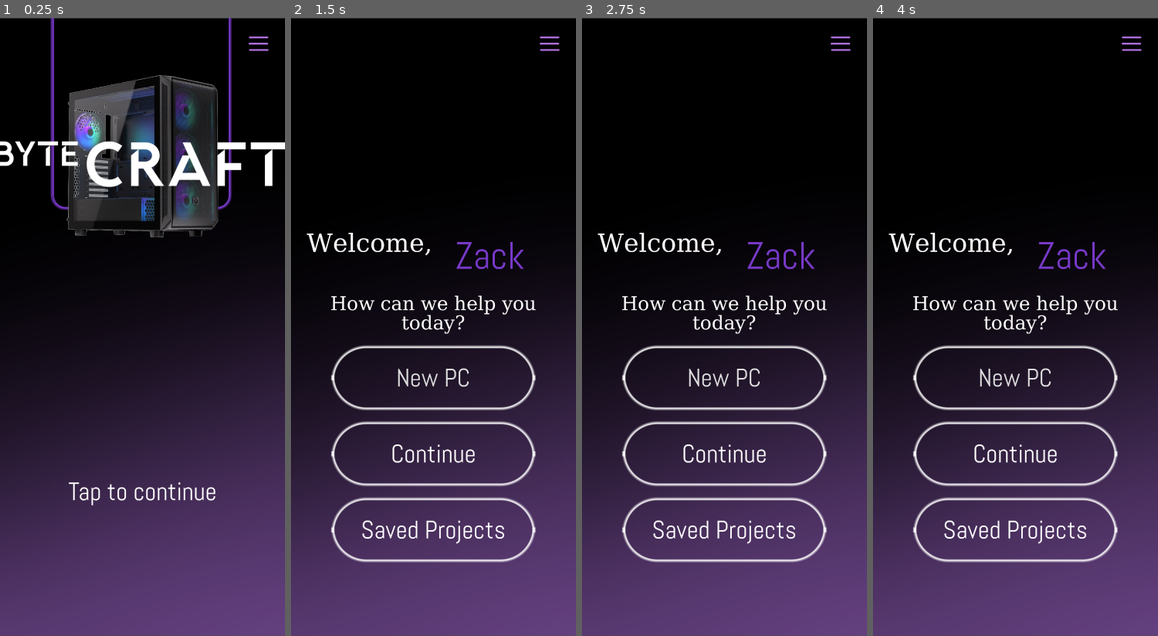
Above: before the commit, frames 1-4 (left to right).
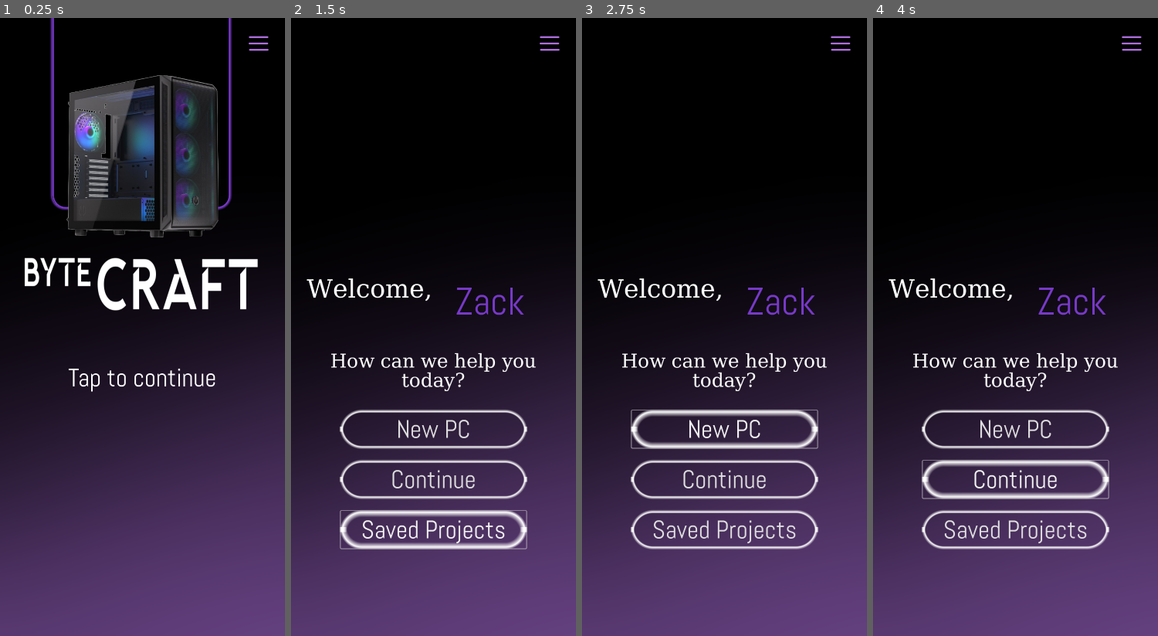
Above: after the commit, the same moments.

Repository: Bibs628/UX-DesignMIB2_SoSe2024-25
Game: Godot game, scene res://Scenes/Menu.tscn
The game is run twice, just before and just after one commit, with the same random seed, the same clock (stepped at 60 frames per second) and the same inputs.
Inputs (mouse positions are in pixels of both pictures, inside the frame that each line leads up to):
- Up to frame 1 (0.25 s): no input
- Up to frame 2 (1.5 s): tap Enter at 0.5 s; move the mouse to (496, 296) at 0.52 s; click (496, 296) at 0.6 s; click (433, 530) at 1.25 s, where only the run after the commit has a clickable "Saved Projects"
- Up to frame 3 (2.75 s): click (724, 432) at 2 s, where only the run after the commit has a clickable "New PC"
- Up to frame 4 (4 s): click (1015, 432) at 2.75 s, where only the run after the commit has a clickable "New PC"; click (1015, 481) at 3.5 s, where only the run after the commit has a clickable "Continue"

The runs differ from the first frame. In frame 1, 6.0% of the frame differs, in the area x 0-100%, y 0-100%; in frame 2, 9.7%; in frame 3, 9.8%; in frame 4, 9.9%.

Commit message:
feat: fixed welcome screen

Diff:
--- a/godotproject/ByteCraft.tres
+++ b/godotproject/ByteCraft.tres
@@ -1,6 +1,8 @@
-[gd_resource type="Theme" load_steps=15 format=3 uid="uid://hr4juv1yygjn"]
+[gd_resource type="Theme" load_steps=17 format=3 uid="uid://hr4juv1yygjn"]
 
 [ext_resource type="Texture2D" uid="uid://cme62u7ya3jeq" path="res://Assets/circle.png" id="1_e6pyg"]
+[ext_resource type="FontFile" uid="uid://dy3or7vdan16i" path="res://Fonts/Abel-Regular.ttf" id="1_k47kb"]
+[ext_resource type="StyleBox" uid="uid://bw4prfqkw3dma" path="res://CircleButton.tres" id="1_p7whq"]
 [ext_resource type="Texture2D" uid="uid://b117ftlqhvnka" path="res://Assets/Background.png" id="2_2eu6o"]
 [ext_resource type="StyleBox" uid="uid://cgew0lgd8wqkm" path="res://AlphaButton.tres" id="2_ej1wx"]
 [ext_resource type="StyleBox" uid="uid://hcy7api4bxam" path="res://CircleButtonHover.tres" id="3_2chdo"]
@@ -76,11 +78,20 @@
 cache/0/75/0/underline_position = 0.0
 cache/0/75/0/underline_thickness = 0.0
 cache/0/75/0/scale = 1.0
+cache/0/125/0/ascent = 0.0
+cache/0/125/0/descent = 0.0
+cache/0/125/0/underline_position = 0.0
+cache/0/125/0/underline_thickness = 0.0
+cache/0/125/0/scale = 1.0
 
 [resource]
 default_font = SubResource("FontFile_i8tcq")
 BoxContainer/constants/separation = 50
+Button/font_sizes/font_size = 100
+Button/fonts/font = ExtResource("1_k47kb")
 Button/styles/disabled = SubResource("StyleBoxFlat_e0tm7")
+Button/styles/hover = ExtResource("3_2chdo")
+Button/styles/normal = ExtResource("1_p7whq")
 HScrollBar/styles/scroll = SubResource("StyleBoxFlat_ejes7")
 HSlider/icons/grabber = ExtResource("1_e6pyg")
 HSlider/icons/grabber_disabled = null
--- a/godotproject/CircleButtonHover.tres
+++ b/godotproject/CircleButtonHover.tres
@@ -2,10 +2,10 @@
 
 [resource]
 bg_color = Color(1, 1, 1, 0)
-border_width_left = 10
-border_width_top = 10
-border_width_right = 10
-border_width_bottom = 10
+border_width_left = 25
+border_width_top = 25
+border_width_right = 25
+border_width_bottom = 25
 border_color = Color(1, 1, 1, 1)
 border_blend = true
 corner_radius_top_left = 125
@@ -14,5 +14,4 @@
 corner_radius_bottom_left = 125
 corner_detail = 20
 shadow_color = Color(1, 1, 1, 0.6)
-shadow_size = 10
 anti_aliasing_size = 10.0
--- a/godotproject/Scenes/Menu.tscn
+++ b/godotproject/Scenes/Menu.tscn
@@ -55,12 +55,11 @@
 script = ExtResource("2_3j52p")
 
 [node name="Logo" type="TextureRect" parent="Main"]
-custom_minimum_size = Vector2(0, 1250)
-layout_direction = 1
+custom_minimum_size = Vector2(1000, 350)
 layout_mode = 2
+size_flags_horizontal = 4
 texture = ExtResource("4_rygkk")
-expand_mode = 2
-stretch_mode = 4
+expand_mode = 5
 
 [node name="Start" type="MenuButton" parent="Main"]
 custom_minimum_size = Vector2(0, 300)
--- a/godotproject/Scenes/Welcome.tscn
+++ b/godotproject/Scenes/Welcome.tscn
@@ -1,53 +1,54 @@
-[gd_scene load_steps=7 format=3 uid="uid://dcb26pexngndg"]
+[gd_scene load_steps=4 format=3 uid="uid://dcb26pexngndg"]
 
 [ext_resource type="Theme" uid="uid://hr4juv1yygjn" path="res://ByteCraft.tres" id="1_ltcs4"]
-[ext_resource type="FontFile" uid="uid://dy3or7vdan16i" path="res://Fonts/Abel-Regular.ttf" id="2_j4yj6"]
-[ext_resource type="StyleBox" uid="uid://bw4prfqkw3dma" path="res://CircleButton.tres" id="2_pfyav"]
 [ext_resource type="Script" path="res://Script/WelcomeScreen.gd" id="2_tv53m"]
-[ext_resource type="StyleBox" uid="uid://hcy7api4bxam" path="res://CircleButtonHover.tres" id="3_p4r5b"]
 
 [sub_resource type="SystemFont" id="SystemFont_s5soj"]
 font_names = PackedStringArray("Blackpast DEMO")
 
-[node name="Menu" type="CenterContainer"]
+[node name="Menu" type="Control"]
+layout_mode = 3
 anchors_preset = 15
 anchor_right = 1.0
 anchor_bottom = 1.0
 grow_horizontal = 2
 grow_vertical = 2
-size_flags_horizontal = 3
-size_flags_vertical = 3
 theme = ExtResource("1_ltcs4")
 script = ExtResource("2_tv53m")
-metadata/_edit_use_anchors_ = true
 
 [node name="BG" type="Panel" parent="."]
+z_index = -7
 custom_minimum_size = Vector2(1125, 2436)
 layout_direction = 1
 layout_mode = 2
+offset_right = 1125.0
+offset_bottom = 2436.0
 theme = ExtResource("1_ltcs4")
 
-[node name="Main" type="VBoxContainer" parent="."]
-custom_minimum_size = Vector2(600, 0)
-layout_mode = 2
-theme = ExtResource("1_ltcs4")
-
-[node name="Logo" type="TextureRect" parent="Main"]
+[node name="Logo" type="TextureRect" parent="."]
 custom_minimum_size = Vector2(0, 500)
 layout_mode = 2
+offset_left = 62.0
+offset_top = 343.0
+offset_right = 1062.0
+offset_bottom = 843.0
 size_flags_vertical = 4
 stretch_mode = 3
 
-[node name="Welcome" type="RichTextLabel" parent="Main"]
+[node name="Welcome" type="RichTextLabel" parent="."]
 custom_minimum_size = Vector2(1000, 200)
 layout_mode = 2
+offset_left = 62.0
+offset_top = 1022.0
+offset_right = 1062.0
+offset_bottom = 1222.0
 size_flags_vertical = 8
 theme = ExtResource("1_ltcs4")
 theme_override_font_sizes/normal_font_size = 100
 text = "Welcome,"
 fit_content = true
 
-[node name="Name" type="RichTextLabel" parent="Main/Welcome"]
+[node name="Name" type="RichTextLabel" parent="Welcome"]
 clip_contents = false
 custom_minimum_size = Vector2(500, 0)
 layout_mode = 2
@@ -65,9 +66,13 @@
 text = "[center]Zack"
 fit_content = true
 
-[node name="HelpPrompt" type="RichTextLabel" parent="Main"]
-custom_minimum_size = Vector2(500, 20)
+[node name="HelpPrompt" type="RichTextLabel" parent="."]
+custom_minimum_size = Vector2(500, 200)
 layout_mode = 2
+offset_left = 62.0
+offset_top = 1318.0
+offset_right = 1062.0
+offset_bottom = 1518.0
 size_flags_vertical = 8
 theme = ExtResource("1_ltcs4")
 theme_override_font_sizes/normal_font_size = 75
@@ -75,48 +80,34 @@
 text = "[center]How can we help you today?[/center]"
 fit_content = true
 
+[node name="Main" type="VBoxContainer" parent="."]
+custom_minimum_size = Vector2(600, 0)
+layout_mode = 1
+anchors_preset = 7
+anchor_left = 0.5
+anchor_top = 1.0
+anchor_right = 0.5
+anchor_bottom = 1.0
+offset_left = -366.5
+offset_top = -1492.0
+offset_right = 366.5
+offset_bottom = 258.0
+grow_horizontal = 2
+grow_vertical = 0
+theme = ExtResource("1_ltcs4")
+alignment = 1
+
 [node name="NewPC" type="Button" parent="Main"]
-z_index = 5
-custom_minimum_size = Vector2(800, 250)
 layout_mode = 2
-size_flags_horizontal = 4
-mouse_filter = 2
 theme = ExtResource("1_ltcs4")
-theme_override_fonts/font = ExtResource("2_j4yj6")
-theme_override_font_sizes/font_size = 100
-theme_override_styles/focus = ExtResource("3_p4r5b")
-theme_override_styles/disabled_mirrored = ExtResource("3_p4r5b")
-theme_override_styles/disabled = ExtResource("3_p4r5b")
-theme_override_styles/hover_pressed_mirrored = ExtResource("3_p4r5b")
-theme_override_styles/hover_pressed = ExtResource("3_p4r5b")
-theme_override_styles/hover_mirrored = ExtResource("3_p4r5b")
-theme_override_styles/hover = ExtResource("3_p4r5b")
-theme_override_styles/pressed_mirrored = ExtResource("3_p4r5b")
-theme_override_styles/pressed = ExtResource("3_p4r5b")
-theme_override_styles/normal_mirrored = ExtResource("3_p4r5b")
-theme_override_styles/normal = ExtResource("2_pfyav")
 text = "New PC"
 
-[node name="Continue" type="MenuButton" parent="Main"]
-custom_minimum_size = Vector2(800, 250)
+[node name="Continue" type="Button" parent="Main"]
 layout_mode = 2
-size_flags_horizontal = 4
-mouse_filter = 2
 theme = ExtResource("1_ltcs4")
-theme_type_variation = &"AlphaCircle"
-theme_override_font_sizes/font_size = 100
-theme_override_styles/normal = ExtResource("2_pfyav")
 text = "Continue"
-flat = false
 
-[node name="Saved" type="MenuButton" parent="Main"]
-custom_minimum_size = Vector2(800, 250)
+[node name="Saveds" type="Button" parent="Main"]
 layout_mode = 2
-size_flags_horizontal = 4
-mouse_filter = 2
 theme = ExtResource("1_ltcs4")
-theme_type_variation = &"AlphaCircle"
-theme_override_font_sizes/font_size = 100
-theme_override_styles/normal = ExtResource("2_pfyav")
 text = "Saved Projects"
-flat = false
--- a/godotproject/Script/WelcomeScreen.gd
+++ b/godotproject/Script/WelcomeScreen.gd
@@ -1,9 +1,9 @@
-extends CenterContainer
+extends Control
 
 
 # Called when the node enters the scene tree for the first time.
 func _ready() -> void:
-	$Main/NewPC.connect("mouse_entered", hover)
+	$Main/NewPC.connect("pressed", hover)
 
 
 # Called every frame. 'delta' is the elapsed time since the previous frame.
--- /dev/null
+++ b/godotproject/control.tscn
@@ -0,0 +1,14 @@
+[gd_scene format=3 uid="uid://l7mg0v4ukctk"]
+
+[node name="Control" type="Control"]
+layout_mode = 3
+anchors_preset = 15
+anchor_right = 1.0
+anchor_bottom = 1.0
+grow_horizontal = 2
+grow_vertical = 2
+
+[node name="Button" type="Button" parent="."]
+layout_mode = 0
+offset_right = 971.0
+offset_bottom = 502.0
--- a/godotproject/project.godot
+++ b/godotproject/project.godot
@@ -24,8 +24,10 @@
 
 window/size/viewport_width=1125
 window/size/viewport_height=2436
+window/size/initial_position_type=2
+window/size/window_width_override=562
+window/size/window_height_override=1218
 window/stretch/mode="viewport"
-window/stretch/aspect="keep_width"
 window/handheld/orientation=1
 
 [dotnet]
Not shown: 1 places in godotproject/Script/Resources/ComputerParts/Test/test.tres that only renumber resources
